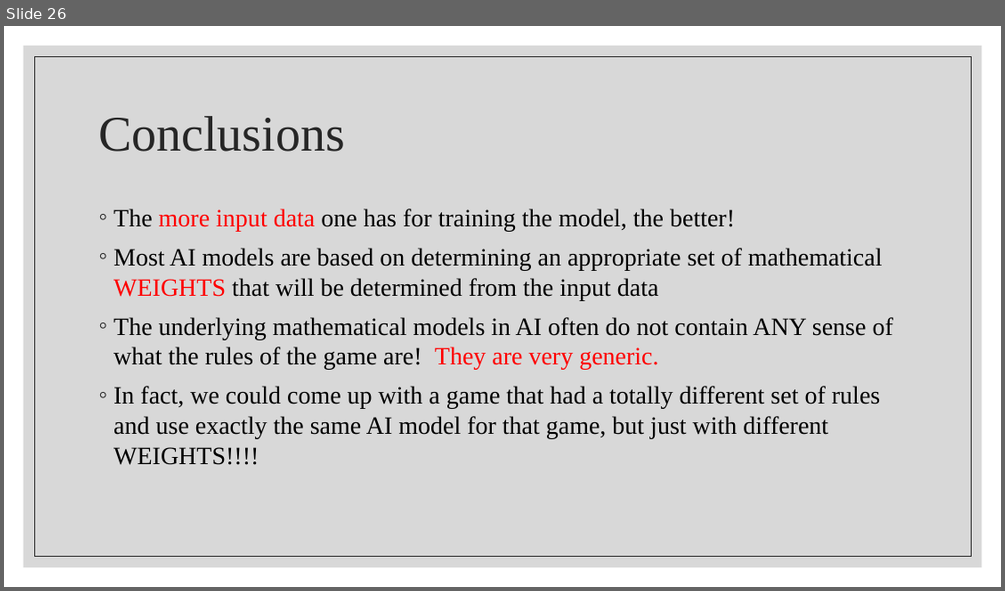
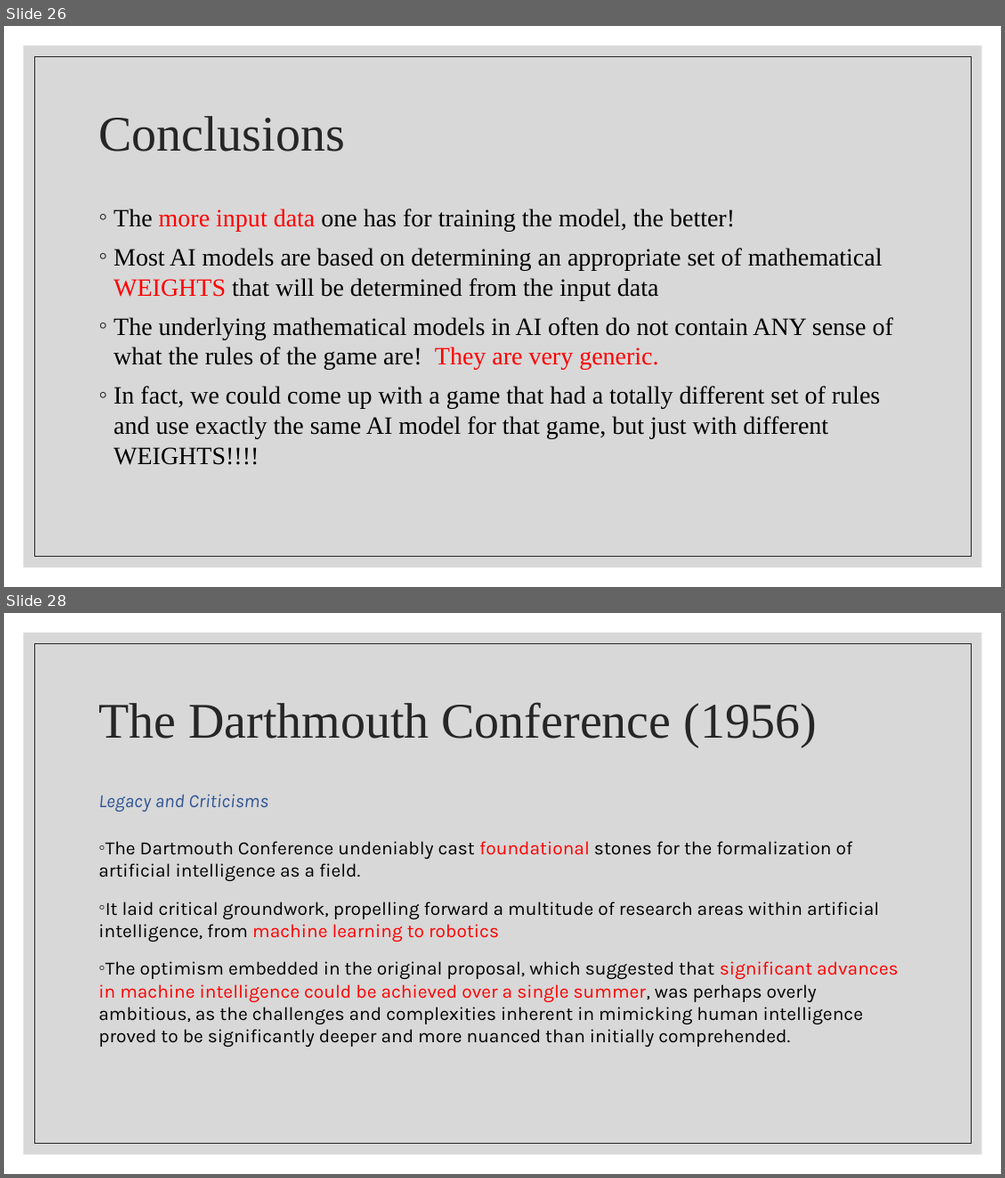
Before and after one commit to wutmeownow/phys441, a slide deck: JupyterNotebooks/LLS/Lecture3.pptx. Shown one above the other, each under a label of ours: slide 26 before the commit, slides 26 and 28 after it; the slides between them are not shown. The pictures are 1005x591 and 1005x1178 pixels, drawn with LibreOffice and Linux fonts; fonts in the diff are those of the drawing. Boxes give left, top, right and bottom in pixels: in the first picture for what was removed or moved away, otherwise in the second. Text is boxed around its words. In the diff, an @@ line names an element or a change of style, - is before the commit and + after.

```diff
--- a/JupyterNotebooks/LLS/Lecture3.pptx
+++ b/JupyterNotebooks/LLS/Lecture3.pptx
@@ slide 28 added at (4,613,1001,1174), background #FFFFFF; not listed: 2 template elements that a slide beside it also shows @@
@@ title added at (98,702,816,747), 48 pt, text #262626 @@
+The Darthmouth Conference (1956)
@@ text added at (98,794,898,1046), 18 pt, text #000000 @@
+Legacy and Criticisms
+◦ The Dartmouth Conference undeniably cast foundational stones for the formalization of artificial intelligence as a field.
+◦ It laid critical groundwork, propelling forward a multitude of research areas within artificial intelligence, from machine learning to robotics
+◦ The optimism embedded in the original proposal, which suggested that significant advances in machine intelligence could be achieved over a single summer, was perhaps overly ambitious, as the challenges and complexities inherent in mimicking human intelligence proved to be significantly deeper and more nuanced than initially comprehended.
```
Also in this commit, not shown: 7 other slides added, 1 other file.
